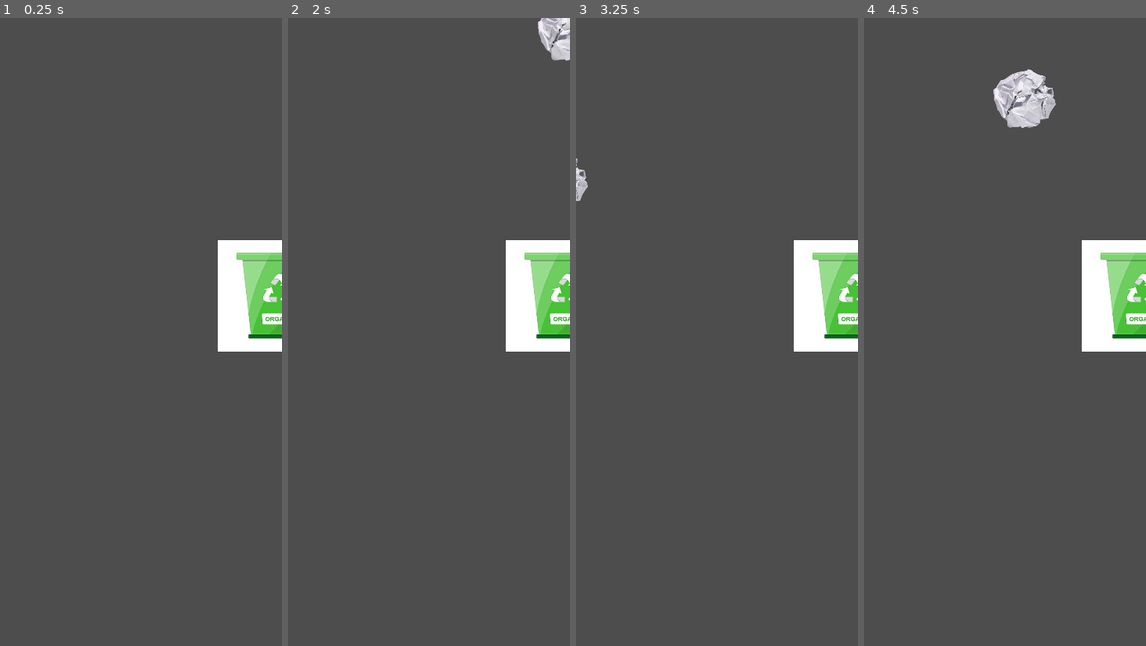
Above: before the commit, frames 1-4 (left to right).
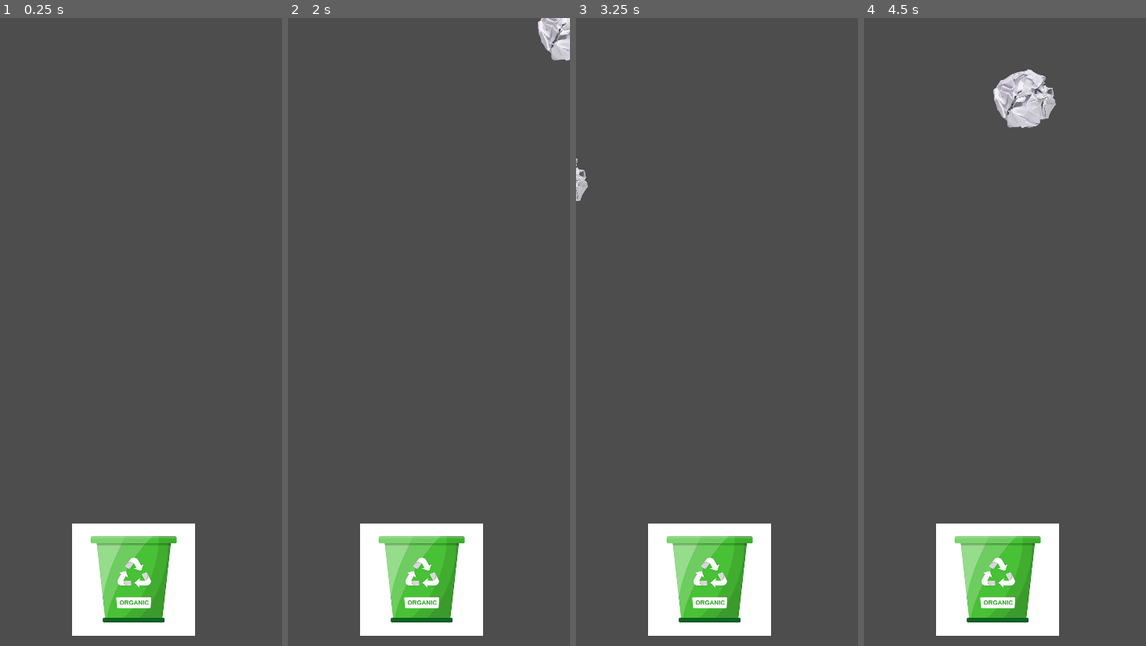
Above: after the commit, the same moments.

Repository: alexalotl/BinJA
Game: Godot game, scene res://scenes/game_scene.tscn
Two runs of this game, one before a commit and one after it. Both use one fixed random seed, a clock stepped at 60 frames per second and the inputs below.
Inputs (mouse positions are in pixels of both pictures, inside the frame that each line leads up to):
- Up to frame 1 (0.25 s): no input
- Up to frame 2 (2 s): tap Enter at 0.5 s; move the mouse to (491, 300) at 0.52 s; click (491, 300) at 0.67 s; tap Space at 1.25 s; move the mouse to (372, 363) at 1.27 s; click (372, 363) at 1.42 s
- Up to frame 3 (3.25 s): move the mouse to (745, 193) at 2.02 s; click (745, 193) at 2.17 s; tap Enter at 2.75 s; move the mouse to (702, 457) at 2.77 s; click (702, 457) at 2.92 s
- Up to frame 4 (4.5 s): move the mouse to (886, 93) at 3.52 s; click (886, 93) at 3.67 s; move the mouse to (920, 237) at 4.27 s; click (920, 237) at 4.42 s

The runs differ from the first frame. In frame 1, 12% of the frame differs, in the area x 25-100%, y 35-99%; in frame 2, 12%; in frame 3, 12%; in frame 4, 12%.

Commit message:
Bin Loc Update

Diff:
--- a/Trash Samurai/scenes/game_scene.tscn
+++ b/Trash Samurai/scenes/game_scene.tscn
@@ -28,7 +28,7 @@
 offset_bottom = 175.0
 
 [node name="Bin" type="Area2D" parent="."]
-position = Vector2(535, 531)
+position = Vector2(256, 1073)
 scale = Vector2(0.655556, 0.594444)
 script = ExtResource("1_3w8vp")
 
